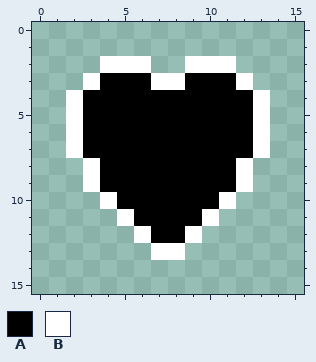
File history of a pixel-art file, Game/Assets/Sprites/HeartEmpty.aseprite. This is how it looked before the edit.
16x16 pixels, 1 frame.
Palette (. is transparent): A #000000  B #ffffff
After the commit:
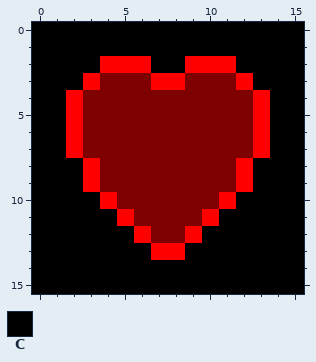
Colours new in this view: C #000000
Changes in this commit:
@@ palette @@
-A #000000
+A #7f0000
-B #ffffff
+B #ff0000
@@ x 0..15 @@
- 0 ................
- 1 ................
- 2 ....BBB..BBB....
- 3 ...BAAABBAAAB...
- 4 ..BAAAAAAAAAAB..
- 5 ..BAAAAAAAAAAB..
- 6 ..BAAAAAAAAAAB..
- 7 ..BAAAAAAAAAAB..
- 8 ...BAAAAAAAAB...
- 9 ...BAAAAAAAAB...
-10 ....BAAAAAAB....
-11 .....BAAAAB.....
-12 ......BAAB......
-13 .......BB.......
-14 ................
-15 ................
+ 0 CCCCCCCCCCCCCCCC
+ 1 CCCCCCCCCCCCCCCC
+ 2 CCCCBBBCCBBBCCCC
+ 3 CCCBAAABBAAABCCC
+ 4 CCBAAAAAAAAAABCC
+ 5 CCBAAAAAAAAAABCC
+ 6 CCBAAAAAAAAAABCC
+ 7 CCBAAAAAAAAAABCC
+ 8 CCCBAAAAAAAABCCC
+ 9 CCCBAAAAAAAABCCC
+10 CCCCBAAAAAABCCCC
+11 CCCCCBAAAABCCCCC
+12 CCCCCCBAABCCCCCC
+13 CCCCCCCBBCCCCCCC
+14 CCCCCCCCCCCCCCCC
+15 CCCCCCCCCCCCCCCC
Boxes around the changes in both pictures, in picture pixels (x1, y1, x2, y2):
changed: (32, 22, 304, 294)
